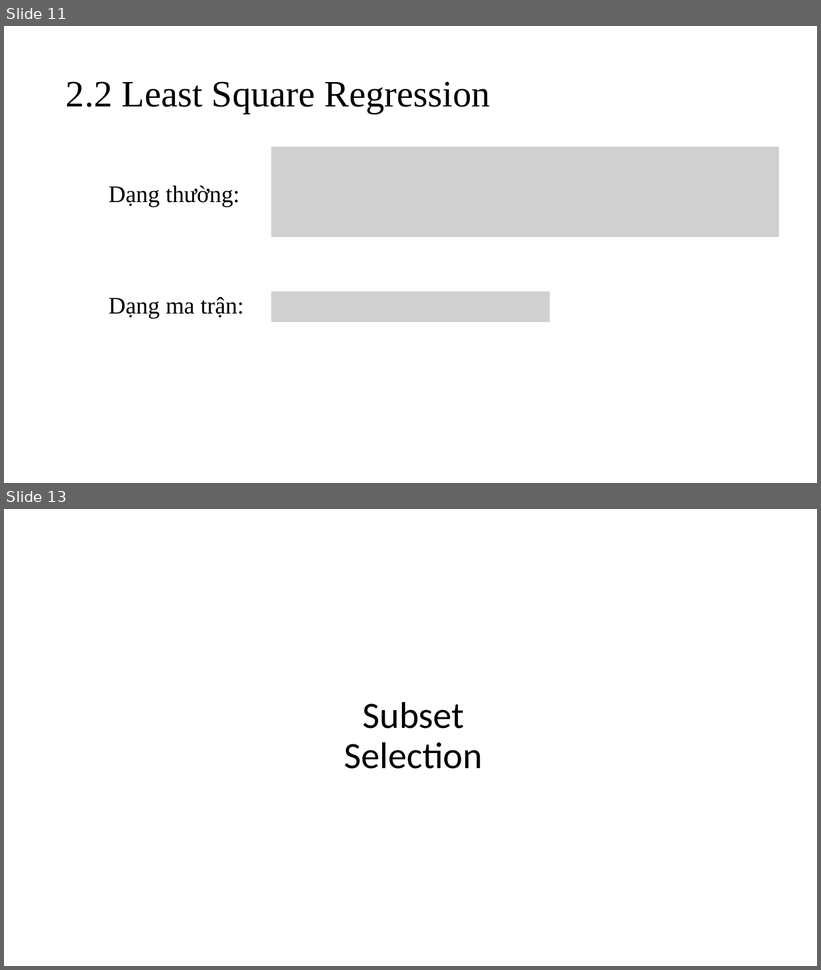
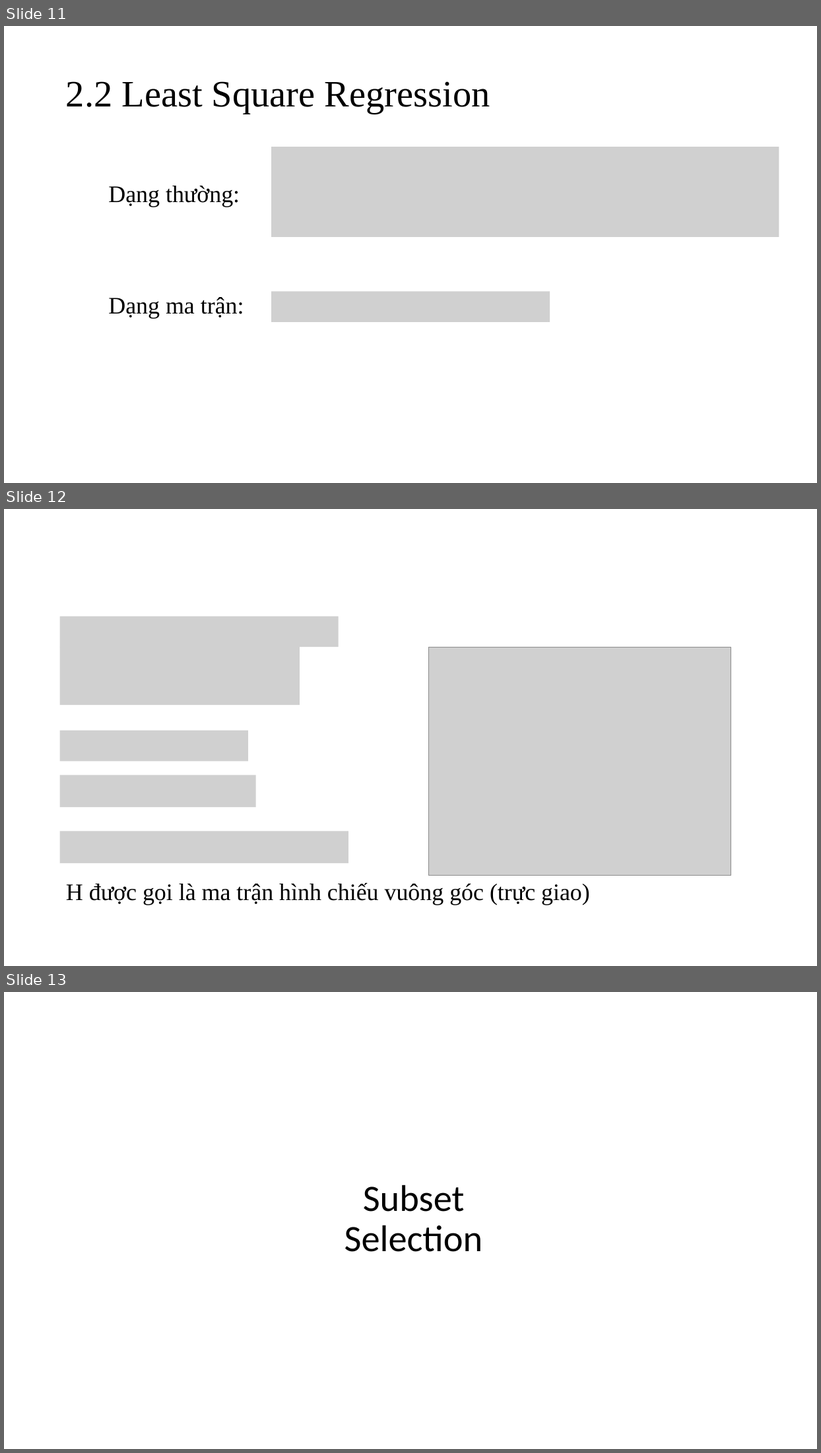
Before and after one commit to nguyenduyhanlam/ML_Final, a slide deck: Shrinkage Method.pptx. Shown one above the other, each under a label of ours: slides 11 and 13 before the commit, slides 11, 12 and 13 after it; the slides between them are not shown. The pictures are 821x970 and 821x1453 pixels, drawn with LibreOffice and Linux fonts; fonts in the diff are those of the drawing; grey boxes stand for pictures. Boxes give left, top, right and bottom in pixels: in the first picture for what was removed or moved away, otherwise in the second. Text is boxed around its words. In the diff, an @@ line names an element or a change of style, - is before the commit and + after.

```diff
--- a/Shrinkage Method.pptx
+++ b/Shrinkage Method.pptx
@@ slide 12 added at [4,509,817,966], background #FFFFFF @@
@@ picture added at [60,617,339,647] @@
@@ picture added at [60,647,300,705] @@
@@ picture added at [428,647,731,875] @@
@@ picture added at [60,730,249,761] @@
@@ picture added at [60,776,257,808] @@
@@ picture added at [60,832,349,864] @@
@@ text added at [66,883,590,906], 28 pt, text #000000 @@
+H được gọi là ma trận hình chiếu vuông góc (trực giao)
```
Also in this commit, not shown: 2 slides changed, 2 other slides added, 1 slide removed, 1 other file.
